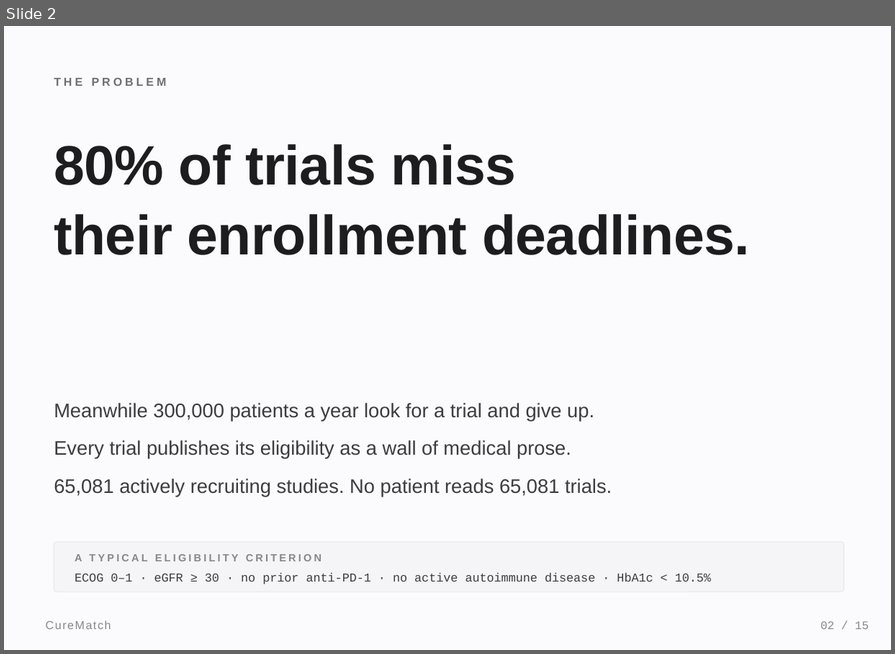
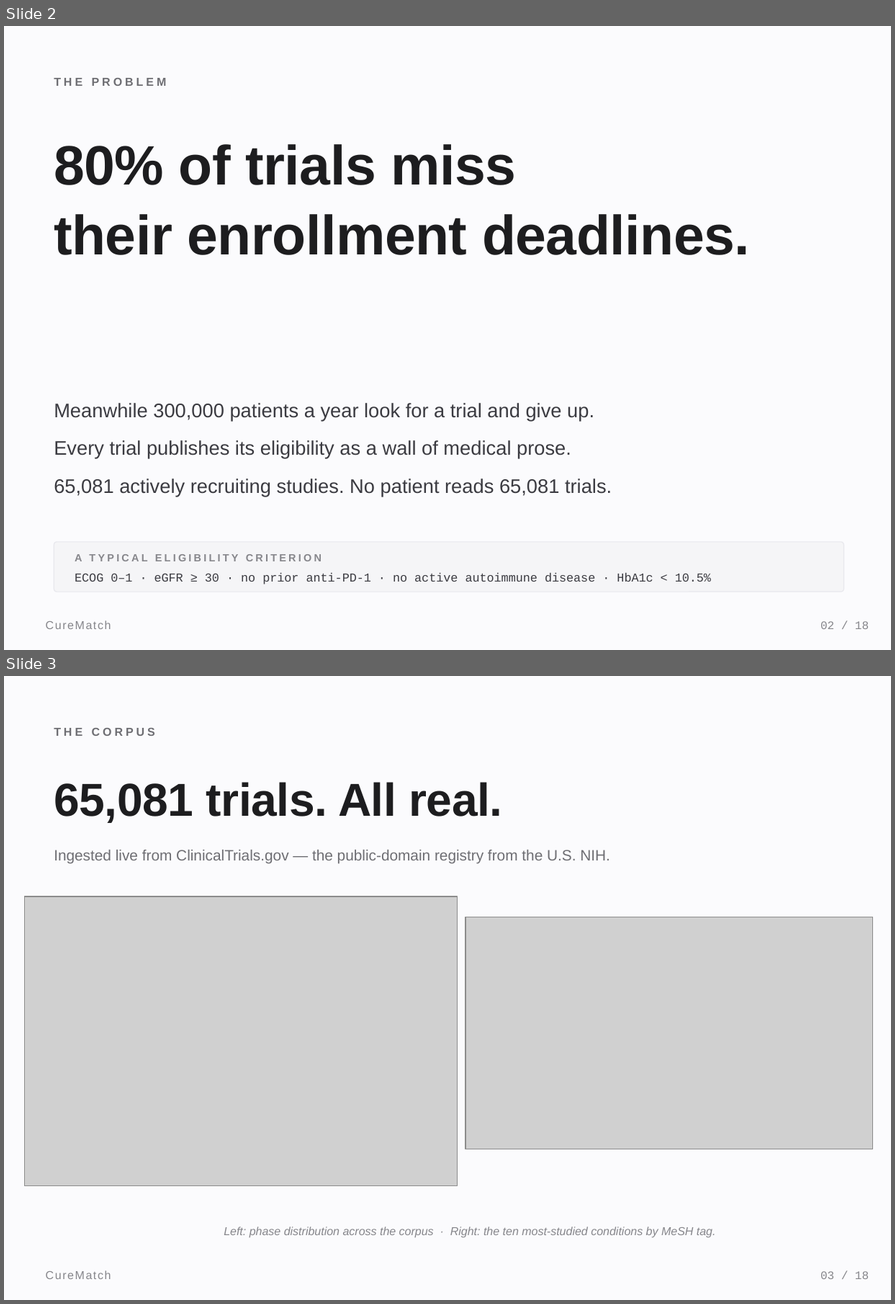
Before and after one commit to meetgajjarx07/curematch, a slide deck: CureMatch_Presentation.pptx. Shown one above the other, each under a label of ours: slide 2 before the commit, slides 2 and 3 after it. The pictures are 895x654 and 895x1304 pixels, drawn with LibreOffice and Linux fonts; fonts in the diff are those of the drawing; grey boxes stand for pictures. Boxes give left, top, right and bottom in pixels: in the first picture for what was removed or moved away, otherwise in the second. Text is boxed around its words. In the diff, an @@ line names an element or a change of style, - is before the commit and + after.

```diff
--- a/CureMatch_Presentation.pptx
+++ b/CureMatch_Presentation.pptx
@@ slide 3 added at box(4, 676, 891, 1300), background #FBFBFD @@
@@ text added at box(54, 728, 155, 736), 10 pt, text #6E6E73, bold @@
+THE CORPUS
@@ text added at box(54, 782, 502, 823), 40 pt, text #1D1D1F, bold @@
+65,081 trials. All real.
@@ text added at box(54, 850, 610, 864), 13 pt, text #6E6E73 @@
+Ingested live from ClinicalTrials.gov — the public-domain registry from the U.S. NIH.
@@ picture added at box(25, 896, 457, 1186) @@
@@ picture added at box(466, 917, 873, 1149) @@
@@ text added at box(224, 1226, 716, 1237), 10 pt, text #86868B, italic @@
+Left: phase distribution across the corpus · Right: the ten most-studied conditions by MeSH tag.
@@ text added at box(46, 1270, 111, 1279), 10 pt, text #86868B @@
+CureMatch
@@ text added at box(820, 1271, 869, 1279), 10 pt, text #86868B @@
+03 / 18
@@ slide 2 changed as well @@
@@ text at box(820, 621, 869, 629): text changed @@
-02 / 15
+02 / 18
```
Also in this commit, not shown: 14 other slides changed, 2 other slides added, 3 other files.
